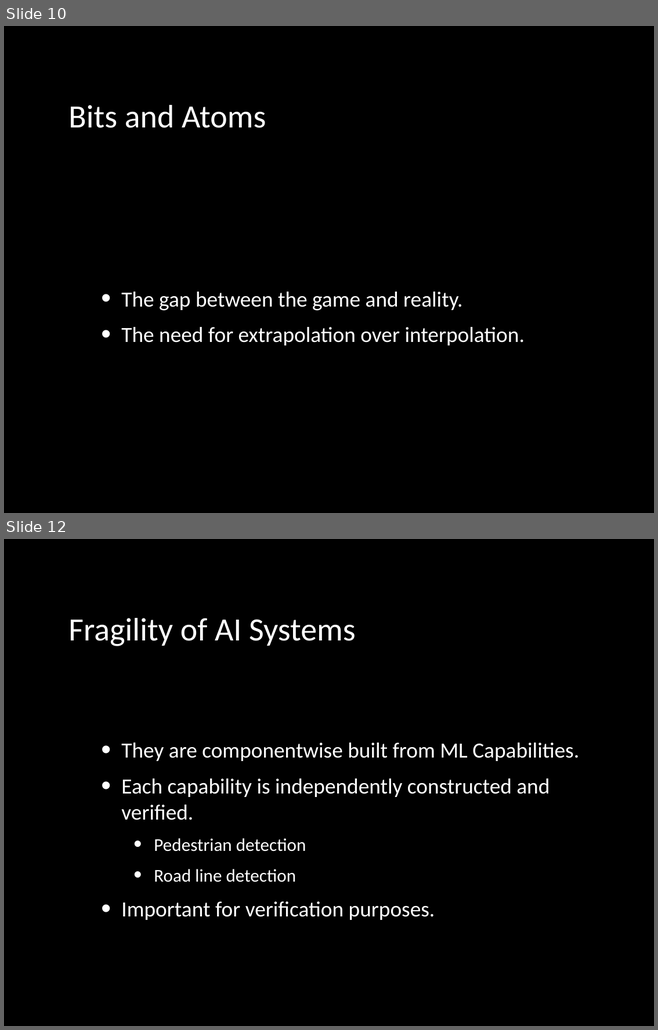
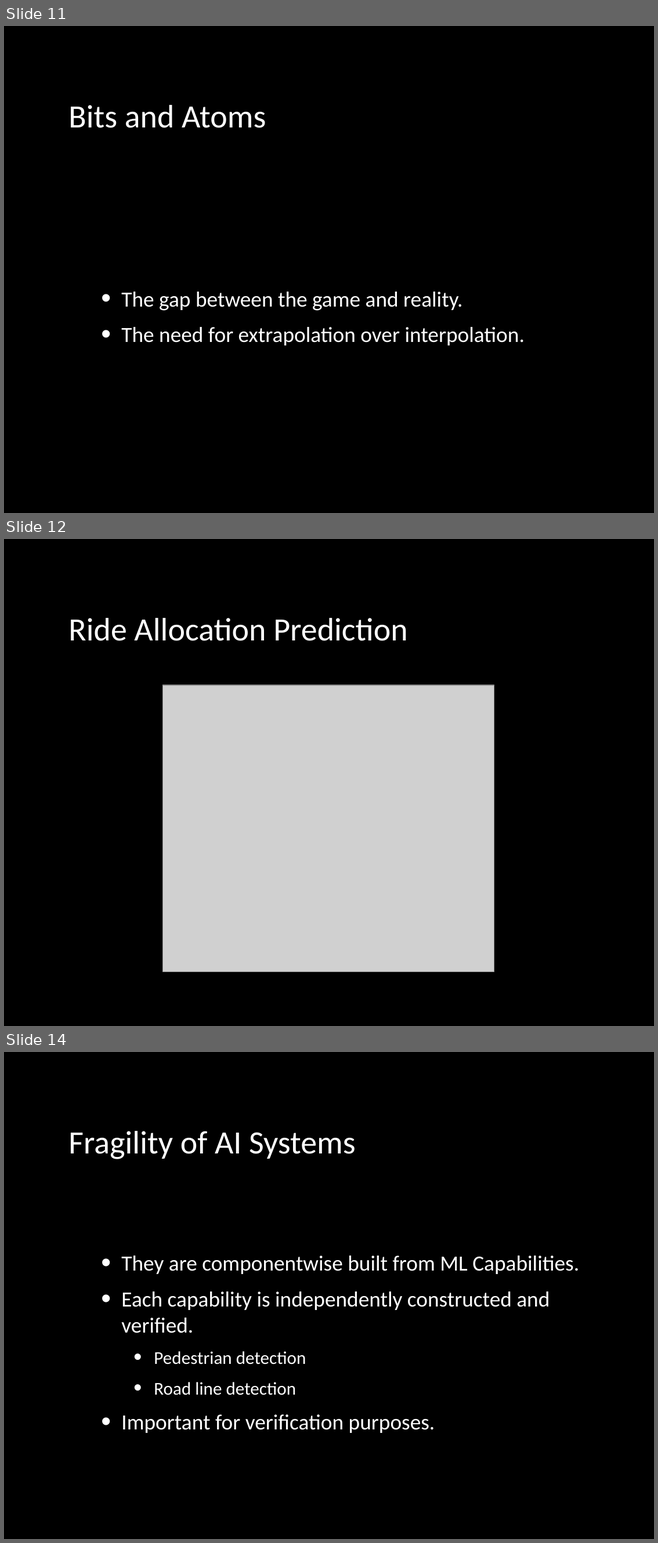
Before and after one commit to lawrennd/slides, a slide deck: 2019-09-20-machine-learning-systems-design.pptx. Shown one above the other, each under a label of ours: slides 10 and 12 before the commit, slides 11, 12 and 14 after it; the slides between them are not shown. The pictures are 658x1030 and 658x1543 pixels, drawn with LibreOffice and Linux fonts; fonts in the diff are those of the drawing; grey boxes stand for pictures. Boxes give left, top, right and bottom in pixels: in the first picture for what was removed or moved away, otherwise in the second. Text is boxed around its words. In the diff, an @@ line names an element or a change of style, - is before the commit and + after.

```diff
--- a/2019-09-20-machine-learning-systems-design.pptx
+++ b/2019-09-20-machine-learning-systems-design.pptx
@@ slide 12 added at (4, 539, 654, 1026), background #000000 @@
@@ title added at (68, 618, 407, 641), 36 pt, text gradient #FFFFFF to #BFBFBF @@
+Ride Allocation Prediction
@@ picture added at (162, 685, 494, 972) @@
@@ what was slide 10 is now slide 11 @@
@@ what was slide 12 is now slide 14 @@
```
Also in this commit, not shown: 2 slides changed, 18 other slides added, 4 slides removed, 1 other file.
